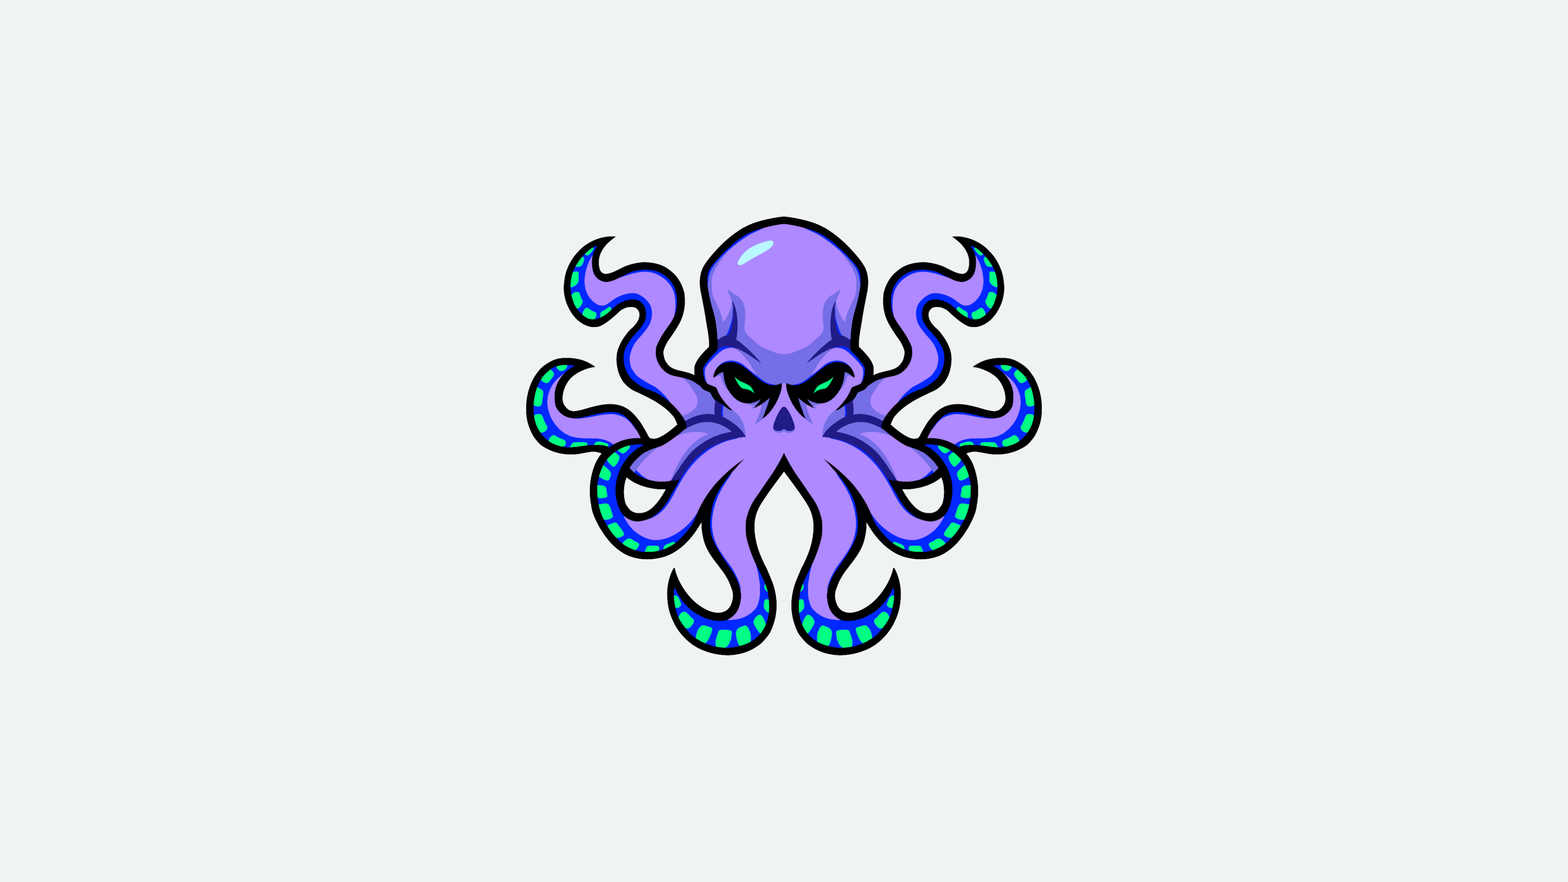
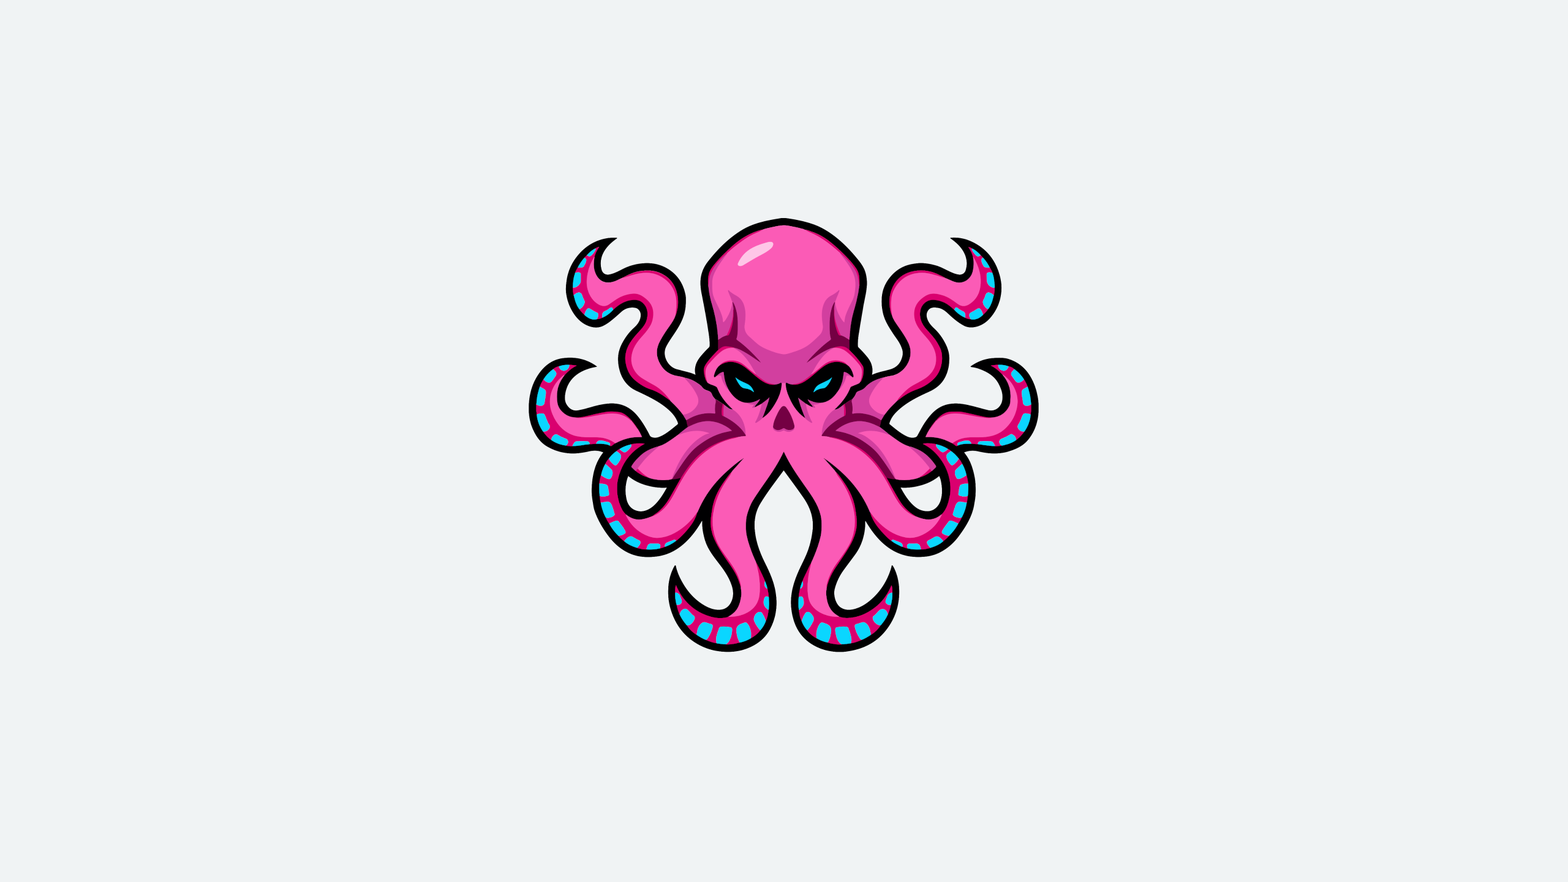
Revision of a layered w=1568, h=882 image; what changed, layer by layer:
painted on "Logo" over [526, 216, 1042, 656]